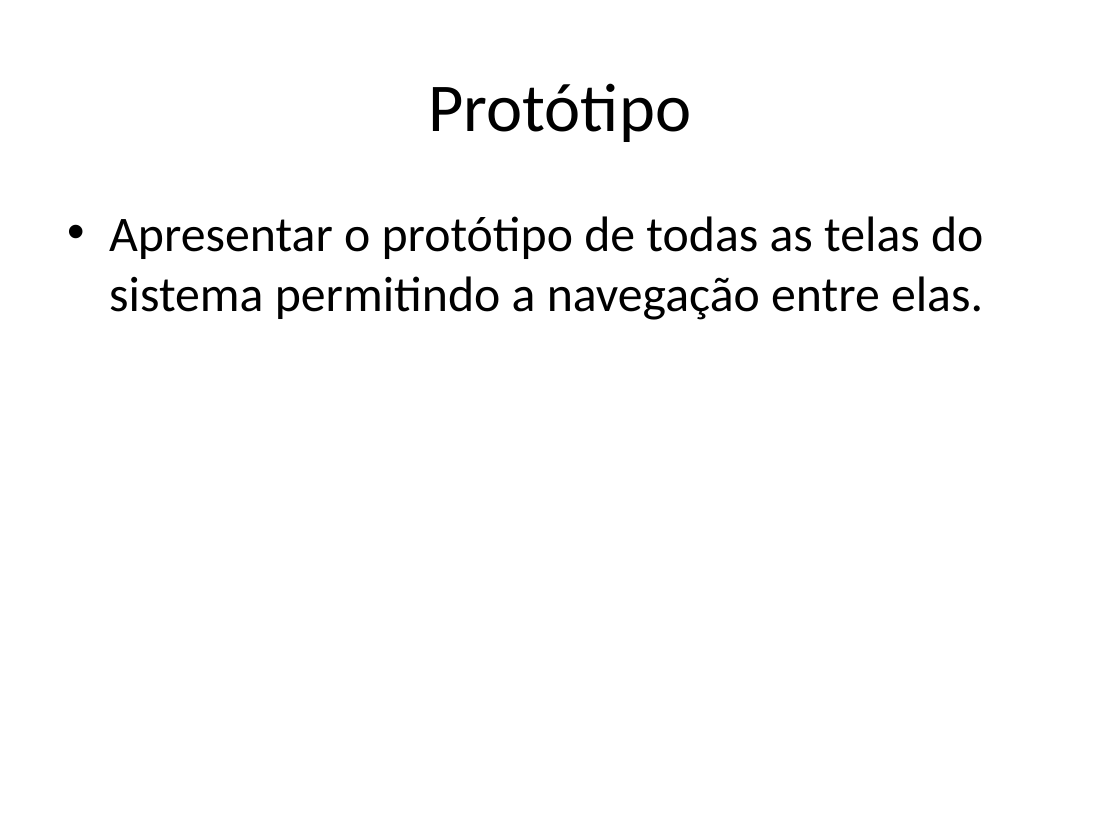
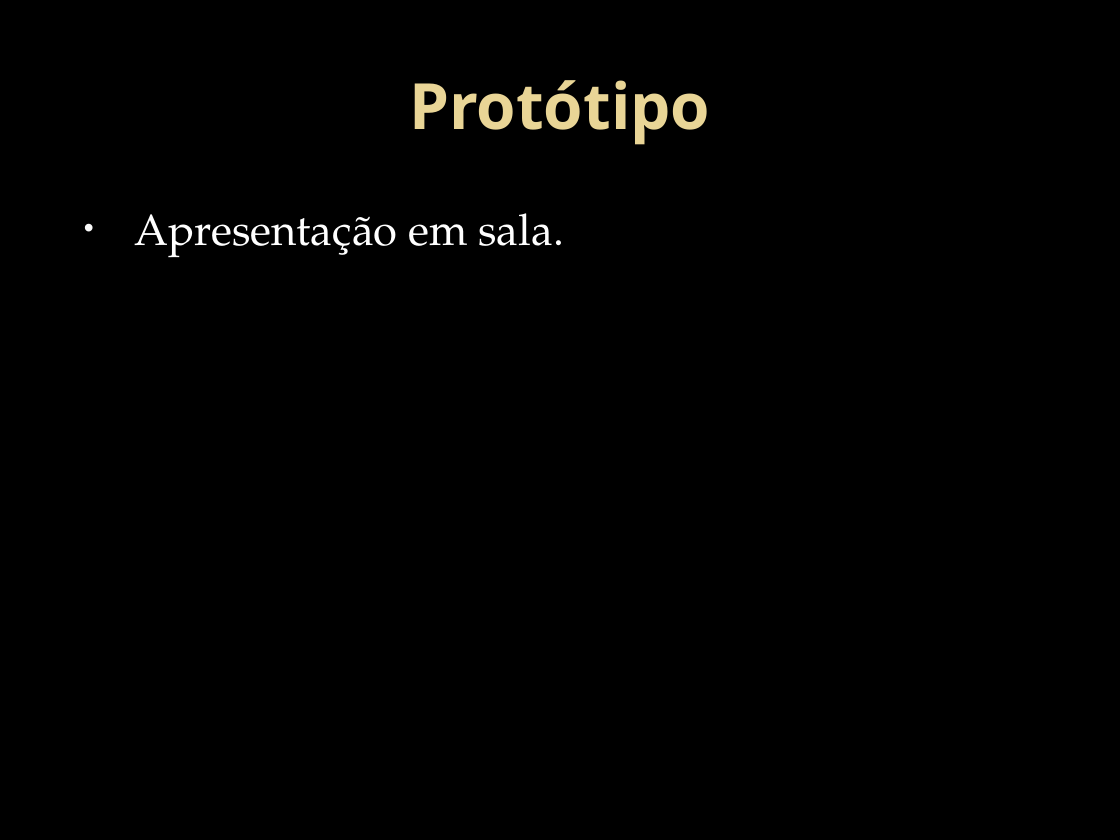
Before and after one commit to HamiltonSantos/FisioDiag, a slide deck: slide 10 of Design/ApresentaçãoDesign.pptx (slide 8 before the commit). Drawn at 1120x840 pixels with LibreOffice and Linux fonts; fonts in the diff are those of the drawing; background and template pictures are left out. Boxes give left, top, right and bottom in pixels: in the first picture for what was removed or moved away, otherwise in the second. Text is boxed around its words. In the diff, an @@ line names an element or a change of style, - is before the commit and + after.

```diff
--- a/Design/ApresentaçãoDesign.pptx
+++ b/Design/ApresentaçãoDesign.pptx
@@ background #FFFFFF to picture (left out) @@
@@ title "Protótipo" at bbox=[409, 80, 710, 145]: size 44 to 41 pt, font Calibri to Open Sans, text colour #000000 to gradient #EAD696 to #E7D081, bold on @@
@@ text at bbox=[134, 213, 564, 258]: text changed; size 32 to 28 pt; font Calibri to TeX Gyre Pagella; text colour #000000 to #FFFFFF @@
-• Apresentar o protótipo de todas as telas do sistema permitindo a navegação entre elas.
+• Apresentação em sala.
```
Also in this commit, not shown: 5 other slides changed, 4 slides added, 2 slides removed.
